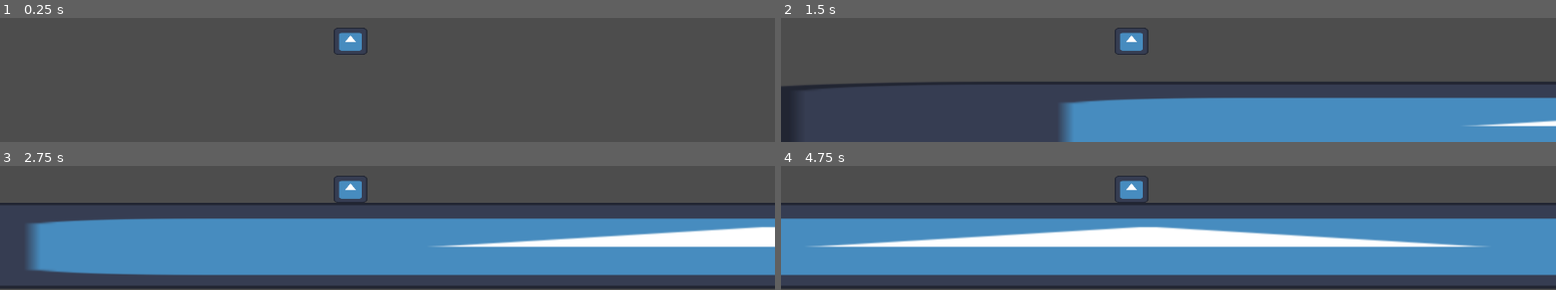
Above: before the commit, frames 1-4 (two rows, left to right).
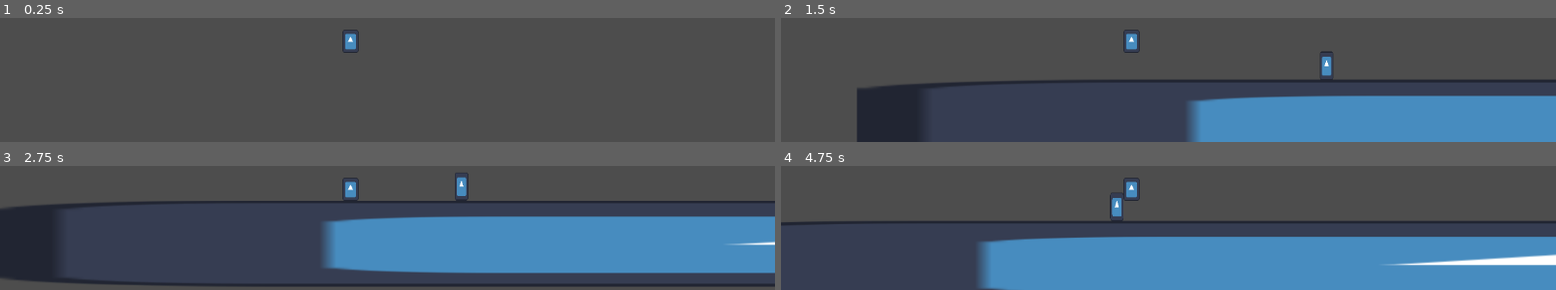
Above: after the commit, the same moments.

Repository: Tyderion/experiments-godot-offline
Game: Godot game, scene res://level.tscn
The game is run twice, just before and just after one commit, with the same random seed, the same clock (stepped at 60 frames per second) and the same inputs. The engine's default icon, where the game draws it, is replaced by a stand-in: a white triangle on a blue panel in a dark square.
Inputs:
- Up to frame 1 (0.25 s): no input
- Up to frame 2 (1.5 s): hold Right (ui_right) from 0.53 s (still down); tap Space (action_jump) at 0.77 s
- Up to frame 3 (2.75 s): tap Space (action_jump) at 1.52 s; release Right (ui_right) at 2.03 s; hold Left (ui_left) from 2.03 s (still down)
- Up to frame 4 (4.75 s): release Left (ui_left) at 2.78 s; hold Right (ui_right) 2.78-4.28 s; tap Space (action_jump) at 3.02, 3.77, 4.52 s; hold Left (ui_left) from 4.28 s (still down)

The runs differ from the first frame. In frame 1, 0.5% of the frame differs, in the area x 43-48%, y 7-30%; in frame 2, 15%; in frame 3, 33%; in frame 4, 42%, in the area x 0-100%, y 7-100%.

Commit message:
First obstacle

Diff:
--- /dev/null
+++ b/dodge_bar.tscn
@@ -0,0 +1,14 @@
+[gd_scene load_steps=2 format=3 uid="uid://b8bhldp3y264q"]
+
+[ext_resource type="Texture2D" uid="uid://bvgr7ewhy51iq" path="res://icon.svg" id="1_luc3o"]
+
+[node name="DodgeBar" type="Area2D"]
+position = Vector2(0, -18)
+
+[node name="Sprite2D" type="Sprite2D" parent="."]
+position = Vector2(0, -4)
+scale = Vector2(0.15625, 0.328125)
+texture = ExtResource("1_luc3o")
+
+[node name="CollisionPolygon2D" type="CollisionPolygon2D" parent="."]
+polygon = PackedVector2Array(10, -21, 10, 13, 8, 17, -8, 17, -10, 13, -10, -21, -8, -25, 8, -25, 10, -21)
--- a/floor.gd
+++ b/floor.gd
@@ -5,13 +5,16 @@
 var colors = [Color(1.0, 0.0, 0.0, 1.0),
           Color(0.0, 1.0, 0.0, 1.0),
           Color(0.0, 0.0, 1.0, 0.0)]
+var min_obstacle_distance = 100
 
 # Called when the node enters the scene tree for the first time.
 func _ready():
     randomize()
-    $CollisionShape2D.debug_color = colors[randi() % colors.size()]
+    #$CollisionShape2D.debug_color = colors[randi() % colors.size()]
     pass # Replace with function body.
 
+func generate_obstacles():
+    pass
 
 # Called every frame. 'delta' is the elapsed time since the previous frame.
 func _process(delta):
@@ -20,7 +23,13 @@
 func get_size() -> float:
    return $CollisionShape2D.get_shape().size.x
 
-func _on_area_2d_body_entered(body):
+func _on_low_bar_body_entered(body):
+    if body.has_method("on_hit"):
+        body.on_hit()
+    pass # Replace with function body.
+
+
+func _on_player_detection_body_entered(body):
     if body is CharacterBody2D && !has_entered:
         print("player entered")
         print(body)
--- a/floor.tscn
+++ b/floor.tscn
@@ -1,7 +1,8 @@
-[gd_scene load_steps=5 format=3 uid="uid://br63qw7bnqu38"]
+[gd_scene load_steps=6 format=3 uid="uid://br63qw7bnqu38"]
 
 [ext_resource type="Texture2D" uid="uid://bvgr7ewhy51iq" path="res://icon.svg" id="1_n8tv0"]
 [ext_resource type="Script" path="res://floor.gd" id="1_uns0k"]
+[ext_resource type="PackedScene" uid="uid://b8bhldp3y264q" path="res://dodge_bar.tscn" id="3_rretx"]
 
 [sub_resource type="RectangleShape2D" id="RectangleShape2D_sbslf"]
 size = Vector2(2905, 125)
@@ -9,22 +10,30 @@
 [sub_resource type="RectangleShape2D" id="RectangleShape2D_o2k18"]
 size = Vector2(2905, 342)
 
-[node name="StaticBody2D" type="StaticBody2D"]
+[node name="Floor" type="StaticBody2D"]
 script = ExtResource("1_uns0k")
 
+[node name="CollisionShape2D" type="CollisionShape2D" parent="."]
+position = Vector2(1116, 64)
+shape = SubResource("RectangleShape2D_sbslf")
+
 [node name="Sprite2D" type="Sprite2D" parent="."]
-position = Vector2(1118.5, 0)
+position = Vector2(1133, 65)
 scale = Vector2(24.9453, 1)
 texture = ExtResource("1_n8tv0")
 
-[node name="CollisionShape2D" type="CollisionShape2D" parent="."]
-position = Vector2(1101.5, -1)
-shape = SubResource("RectangleShape2D_sbslf")
+[node name="PlayerDetection" type="Area2D" parent="Sprite2D"]
+position = Vector2(-44.8381, 0)
+scale = Vector2(0.0400877, 1)
 
-[node name="Area2D" type="Area2D" parent="."]
-
-[node name="CollisionShape2D" type="CollisionShape2D" parent="Area2D"]
+[node name="CollisionShape2D" type="CollisionShape2D" parent="Sprite2D/PlayerDetection"]
 position = Vector2(1101.5, -43)
 shape = SubResource("RectangleShape2D_o2k18")
 
-[connection signal="body_entered" from="Area2D" to="." method="_on_area_2d_body_entered"]
+[node name="DodgeBar" parent="." instance=ExtResource("3_rretx")]
+position = Vector2(234, -16)
+
+[connection signal="body_entered" from="Sprite2D/PlayerDetection" to="." method="_on_player_detection_body_entered"]
+[connection signal="area_entered" from="DodgeBar" to="." method="_on_low_bar_area_entered"]
+[connection signal="area_shape_entered" from="DodgeBar" to="." method="_on_low_bar_area_shape_entered"]
+[connection signal="body_entered" from="DodgeBar" to="." method="_on_low_bar_body_entered"]
--- a/level.tscn
+++ b/level.tscn
@@ -10,7 +10,7 @@
 [node name="Background" type="CanvasLayer" parent="."]
 
 [node name="Floor1" parent="." instance=ExtResource("1_a4p0w")]
-position = Vector2(-39, 617)
+position = Vector2(-39, 615)
 
 [node name="Player" parent="." instance=ExtResource("2_in73f")]
 position = Vector2(-170, 321)
--- a/player.gd
+++ b/player.gd
@@ -1,9 +1,10 @@
 extends CharacterBody2D
 
 
-const SPEED = 300.0
+const SPEED = 100.0
 const JUMP_VELOCITY = -400.0
 var has_started = false
+var alive = true;
 
 var has_double_jump = true
 
@@ -13,7 +14,13 @@
 func jump():
     velocity.y = JUMP_VELOCITY
 
+
+func on_hit():
+    alive = false
+
 func _physics_process(delta):
+    if !alive:
+        return
     # Add the gravity.
     if not is_on_floor():
         velocity.y += gravity * delta
@@ -32,12 +39,5 @@
 
     if is_on_floor():
         has_double_jump = true
-    ## Get the input direction and handle the movement/deceleration.
-    ## As good practice, you should replace UI actions with custom gameplay actions.
-    #var direction = Input.get_axis("ui_left", "ui_right")
-    #if direction:
-        #velocity.x = direction * SPEED
-    #else:
-        #velocity.x = move_toward(velocity.x, 0, SPEED)
 
     move_and_slide()
--- a/player.tscn
+++ b/player.tscn
@@ -4,13 +4,13 @@
 [ext_resource type="Script" path="res://player.gd" id="1_myvhu"]
 
 [sub_resource type="RectangleShape2D" id="RectangleShape2D_epns5"]
-size = Vector2(50, 40)
+size = Vector2(24, 34)
 
 [node name="Player" type="CharacterBody2D"]
 script = ExtResource("1_myvhu")
 
 [node name="Sprite2D" type="Sprite2D" parent="."]
-scale = Vector2(0.390625, 0.3125)
+scale = Vector2(0.1875, 0.265625)
 texture = ExtResource("1_70h8e")
 
 [node name="CollisionShape2D" type="CollisionShape2D" parent="."]
Not shown, changed: .gitignore
